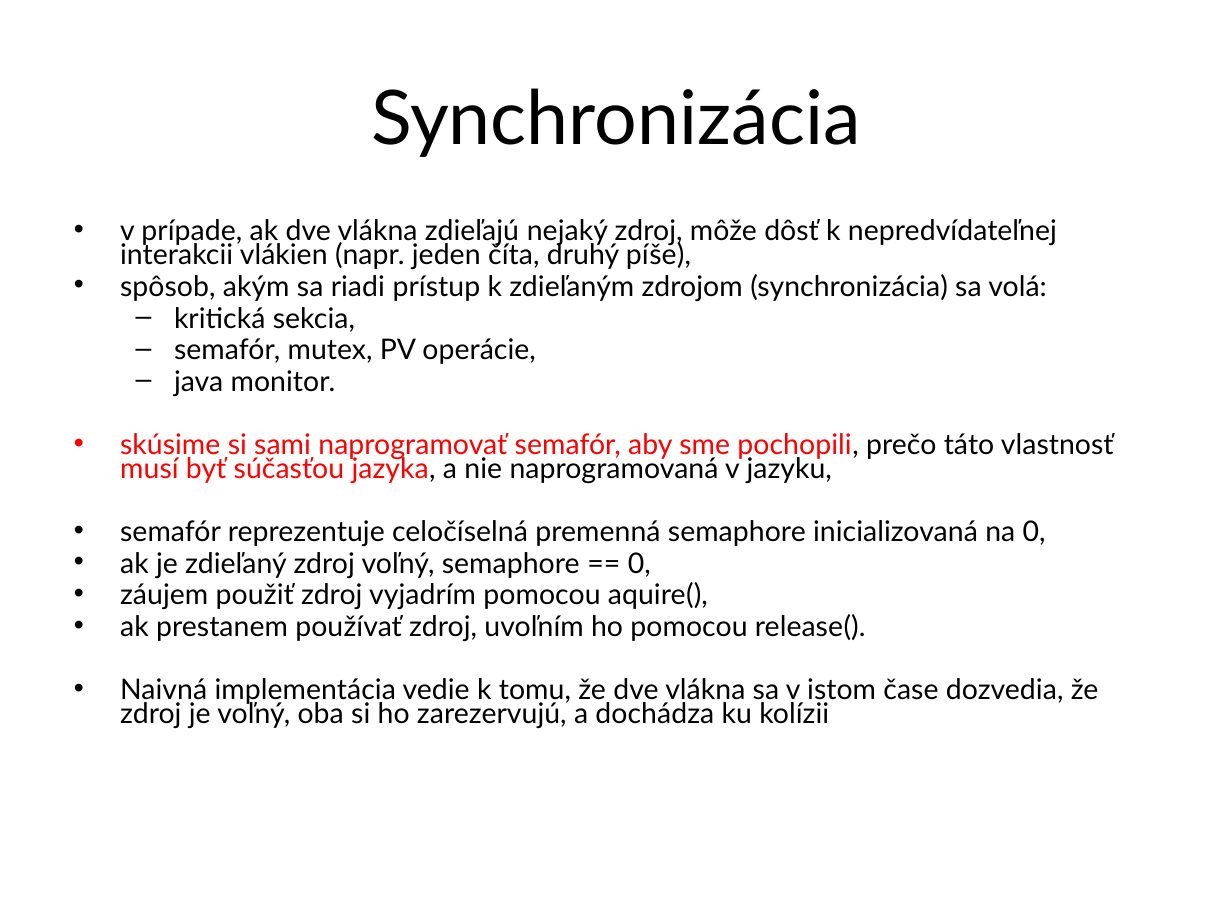
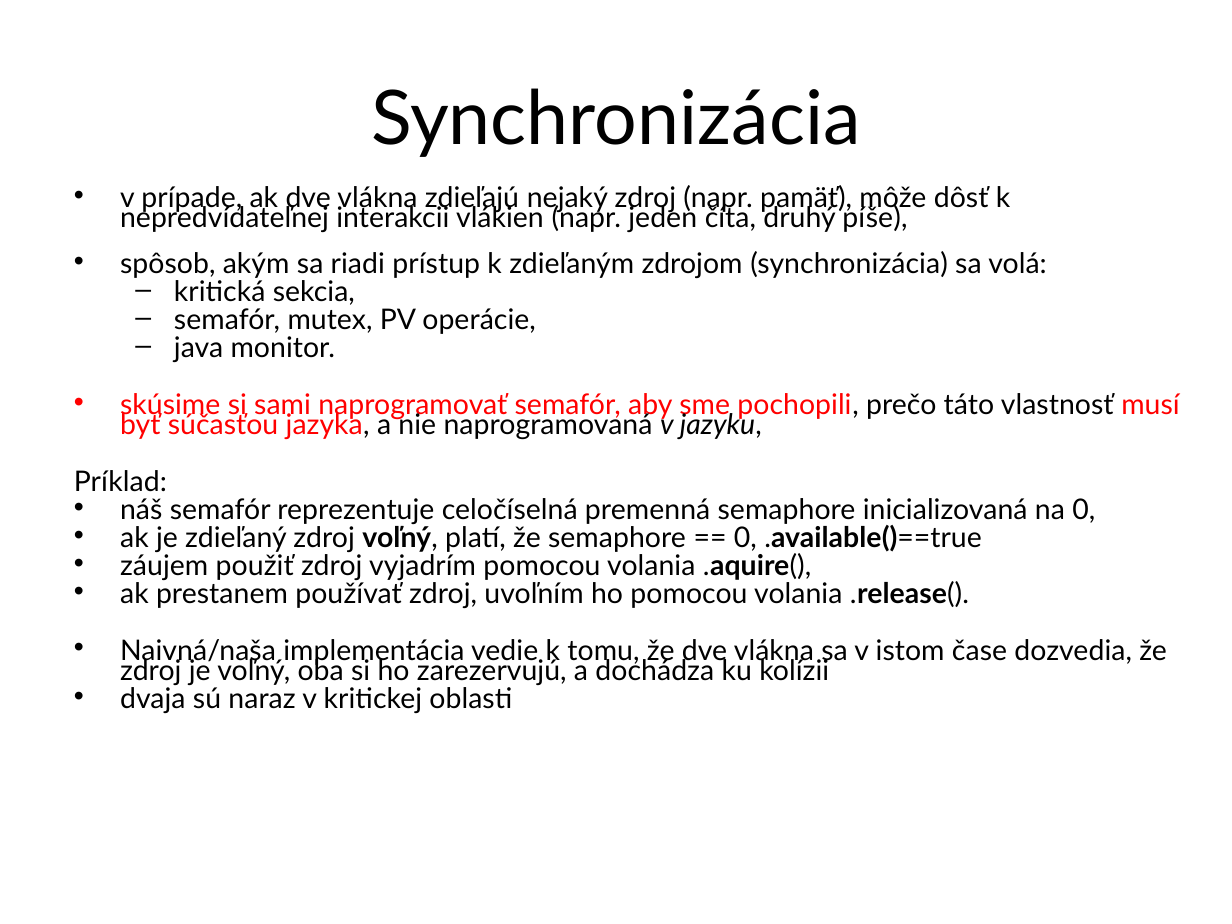
Before and after one commit to Programovanie4/Prednasky, a slide deck: slide 10 of 10/10_java.ppt. Drawn at 1232x924 pixels with LibreOffice and Linux fonts; fonts in the diff are those of the drawing. Boxes give left, top, right and bottom in pixels: in the first picture for what was removed or moved away, otherwise in the second. Text is boxed around its words. In the diff, an @@ line names an element or a change of style, - is before the commit and + after.

```diff
--- a/10/10_java.ppt
+++ b/10/10_java.ppt
@@ text "v prípade, ak dve vlákna ...": place and size @@
-text "v prípade, ak dve vlákna ..." at box(120, 219, 1114, 728)
+text "v prípade, ak dve vlákna ..." at box(74, 185, 1179, 713)
@@ text at box(120, 185, 1010, 232): text changed @@
-• v prípade, ak dve vlákna zdieľajú nejaký zdroj, môže dôsť k nepredvídateľnej interakcii vlákien (napr. jeden číta, druhý píše),
+• v prípade, ak dve vlákna zdieľajú nejaký zdroj (napr. pamäť), môže dôsť k nepredvídateľnej interakcii vlákien (napr. jeden číta, druhý píše),
@@ text at box(120, 251, 1179, 440): italic on in "v jazyku,"; line spacing 0.7 to 0.6 @@
@@ text at box(74, 470, 1167, 713): text changed @@
-• semafór reprezentuje celočíselná premenná semaphore inicializovaná na 0,
-• ak je zdieľaný zdroj voľný, semaphore == 0,
-• záujem použiť zdroj vyjadrím pomocou aquire(),
-• ak prestanem používať zdroj, uvoľním ho pomocou release().
-• Naivná implementácia vedie k tomu, že dve vlákna sa v istom čase dozvedia, že zdroj je voľný, oba si ho zarezervujú, a dochádza ku kolízii
+Príklad:
+• náš semafór reprezentuje celočíselná premenná semaphore inicializovaná na 0,
+• ak je zdieľaný zdroj voľný, platí, že semaphore == 0, .available()==true
+• záujem použiť zdroj vyjadrím pomocou volania .aquire(),
+• ak prestanem používať zdroj, uvoľním ho pomocou volania .release().
+• Naivná/naša implementácia vedie k tomu, že dve vlákna sa v istom čase dozvedia, že zdroj je voľný, oba si ho zarezervujú, a dochádza ku kolízii
+• dvaja sú naraz v kritickej oblasti
```
Also in this commit, not shown: 16 other slides changed, 6 slides added, 6 slides removed, 4 other files.
